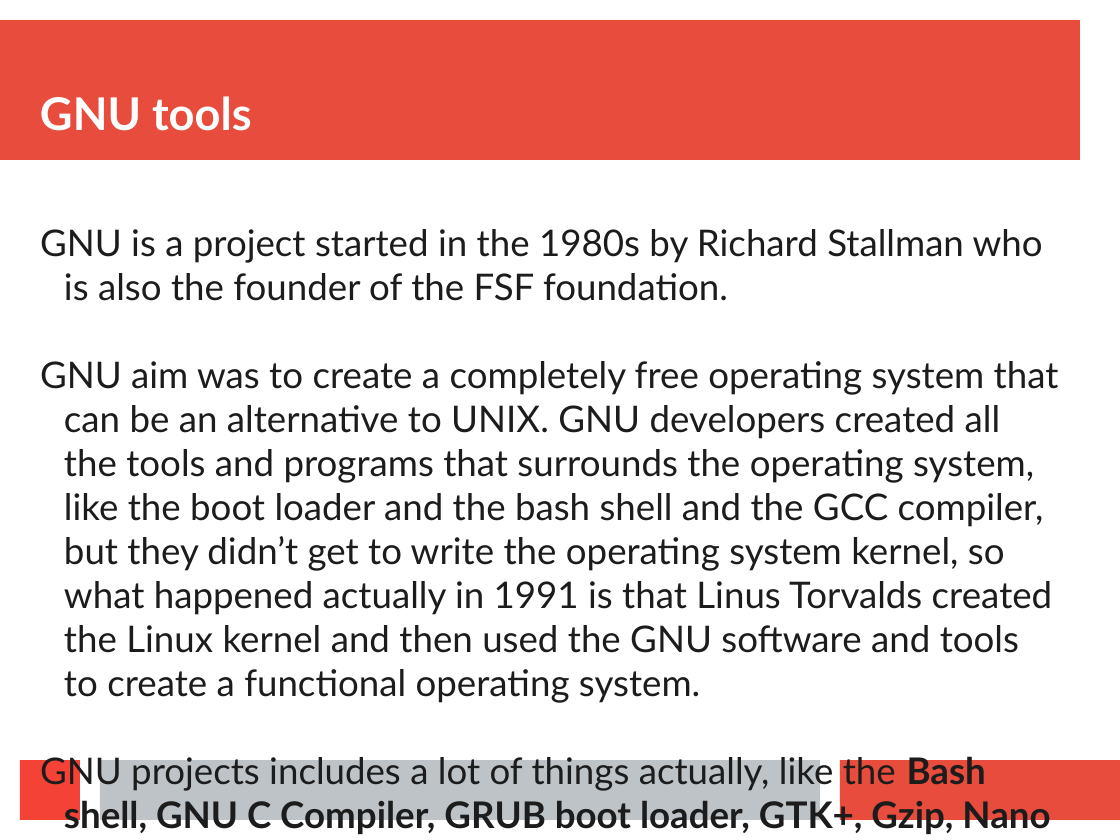
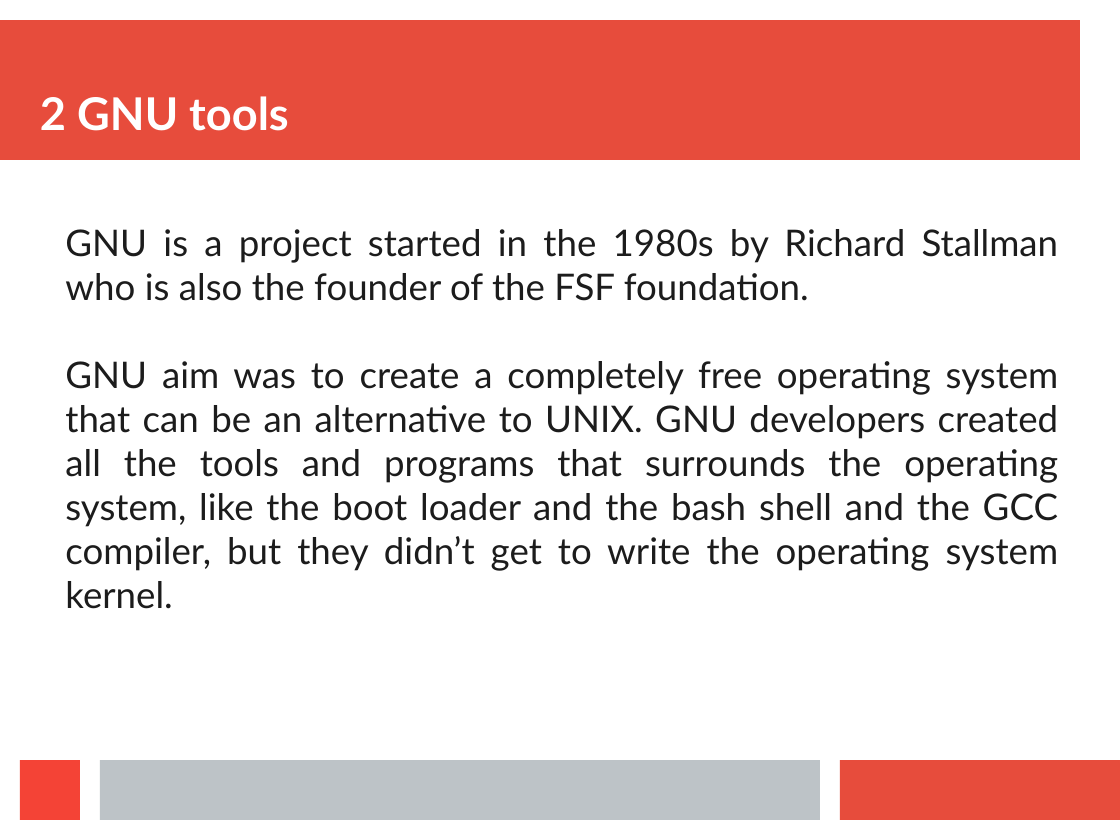
Before and after one commit to anand-k/EmbeddedSw, a slide deck: slide 8 of Learn_Linux/Components_linux_distro.pptx (slide 7 before the commit). Drawn at 1120x840 pixels with LibreOffice and Linux fonts; fonts in the diff are those of the drawing. Boxes give left, top, right and bottom in pixels: in the first picture for what was removed or moved away, otherwise in the second. Text is boxed around its words. In the diff, an @@ line names an element or a change of style, - is before the commit and + after.

Commit message:
Components of a Linux distro ppt

```diff
--- a/Learn_Linux/Components_linux_distro.pptx
+++ b/Learn_Linux/Components_linux_distro.pptx
@@ text at <box>40,96,289,131</box>: text changed @@
-GNU tools
+2 GNU tools
@@ text at <box>65,229,1059,301</box>: alignment left to justified; indent changed @@
@@ text at <box>65,361,1059,609</box>: text changed @@
-GNU aim was to create a completely free operating system that can be an alternative to UNIX. GNU developers created all the tools and programs that surrounds the operating system, like the boot loader and the bash shell and the GCC compiler, but they didn’t get to write the operating system kernel, so what happened actually in 1991 is that Linus Torvalds created the Linux kernel and then used the GNU software and tools to create a functional operating system.
-GNU projects includes a lot of things actually, like the Bash shell, GNU C Compiler, GRUB boot loader, GTK+, Gzip, Nano and a lot of other software. Many of them his its own position right now at your Linux distribution.
+GNU aim was to create a completely free operating system that can be an alternative to UNIX. GNU developers created all the tools and programs that surrounds the operating system, like the boot loader and the bash shell and the GCC compiler, but they didn’t get to write the operating system kernel.
```
Also in this commit, not shown: 7 other slides changed, 17 slides added, 1 slide removed.
